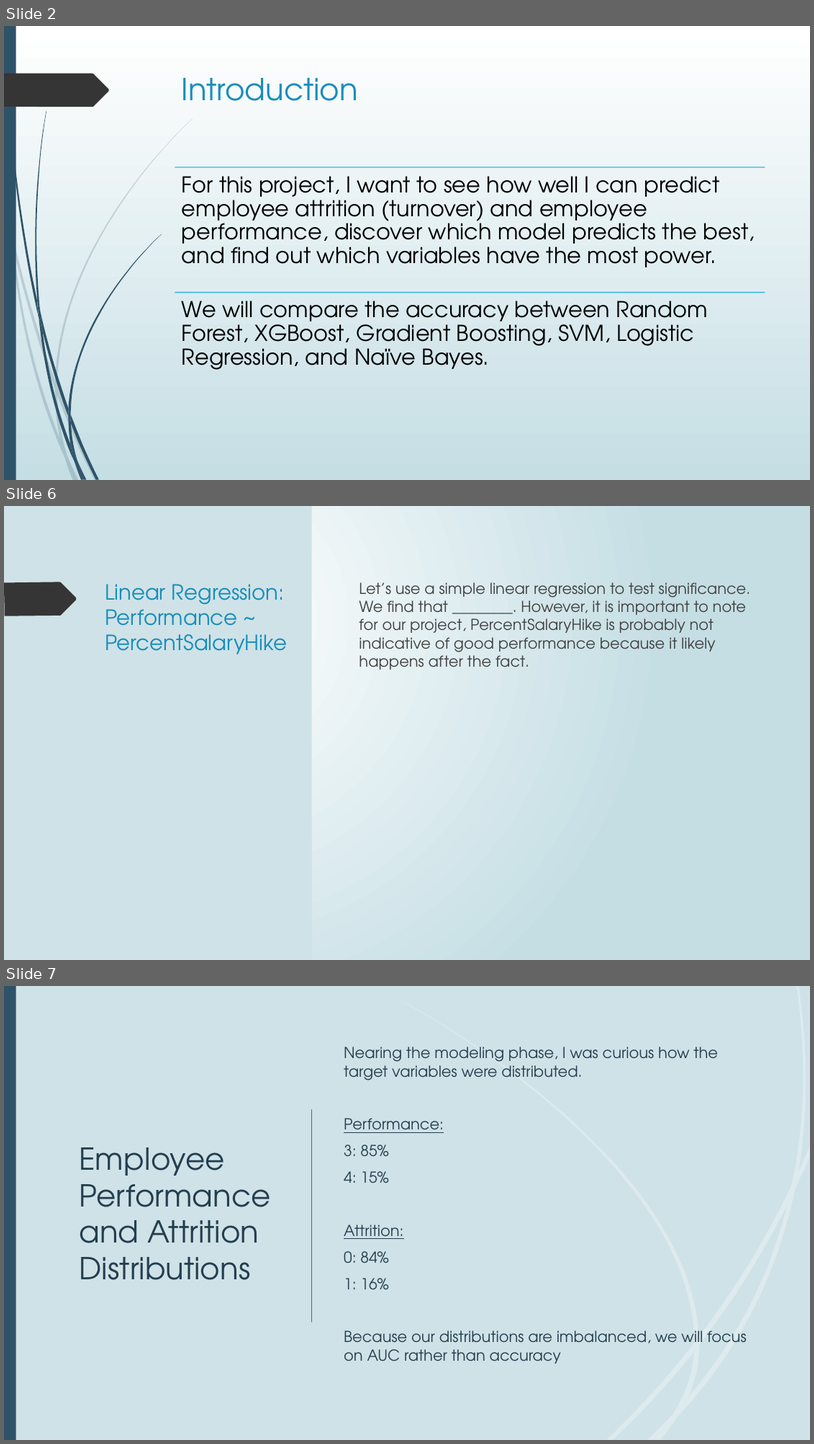
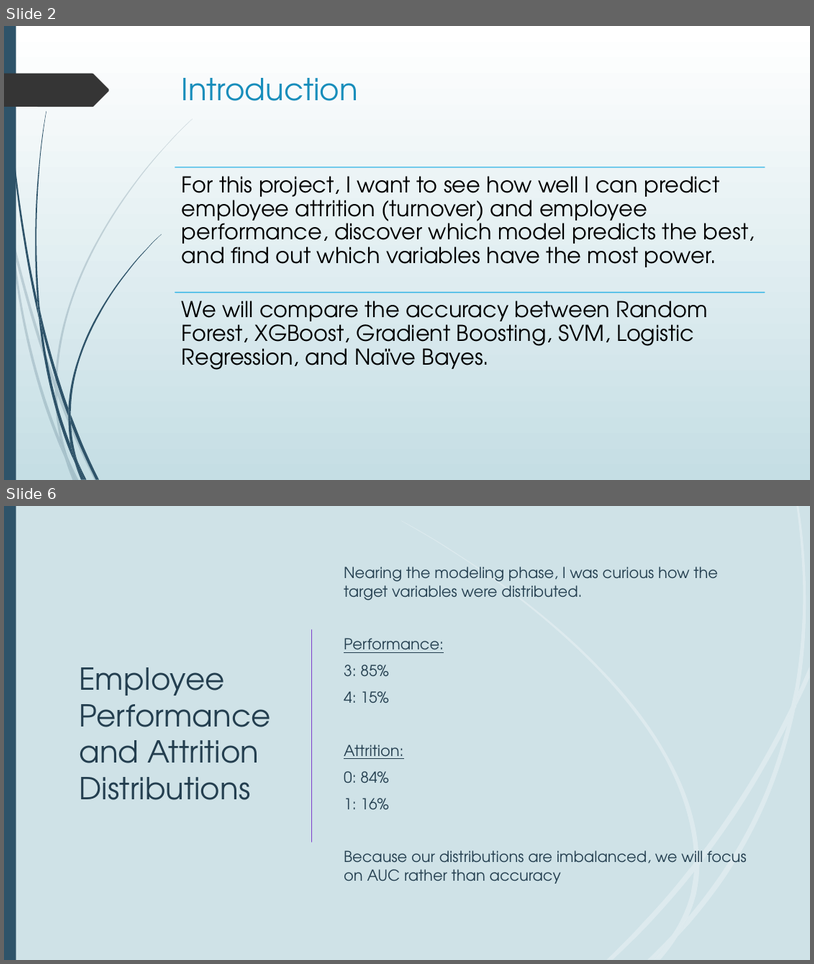
Before and after one commit to mmacrides/Personal-Projects, a slide deck: Employee Attrition - Machine Learning/Project 2 - Employee Attrition.pptx. Shown one above the other, each under a label of ours: slides 2, 6 and 7 before the commit, slides 2 and 6 after it; the slides between them are not shown. The pictures are 814x1444 and 814x964 pixels, drawn with LibreOffice and Linux fonts; fonts in the diff are those of the drawing. Boxes give left, top, right and bottom in pixels: in the first picture for what was removed or moved away, otherwise in the second. Text is boxed around its words. In the diff, an @@ line names an element or a change of style, - is before the commit and + after.

```diff
--- a/Employee Attrition - Machine Learning/Project 2 - Employee Attrition.pptx
+++ b/Employee Attrition - Machine Learning/Project 2 - Employee Attrition.pptx
@@ slide 6 removed at (4,506,810,960), background gradient #FFFFFF to #C5DEE5; not listed: 12 template elements that a slide beside it also shows @@
@@ rectangle removed at (4,506,312,960) @@
@@ freeform shape removed at (4,582,77,616) @@
@@ title removed at (105,584,287,654) @@
-Linear Regression: Performance ~ PercentSalaryHike
@@ text removed at (359,582,751,669) @@
-Let’s use a simple linear regression to test significance. We find that ________. However, it is important to note for our project, PercentSalaryHike is probably not indicative of good performance because it likely happens after the fact.
@@ what was slide 7 is now slide 6 @@
```
Also in this commit, not shown: 10 slides changed, 8 other files.
